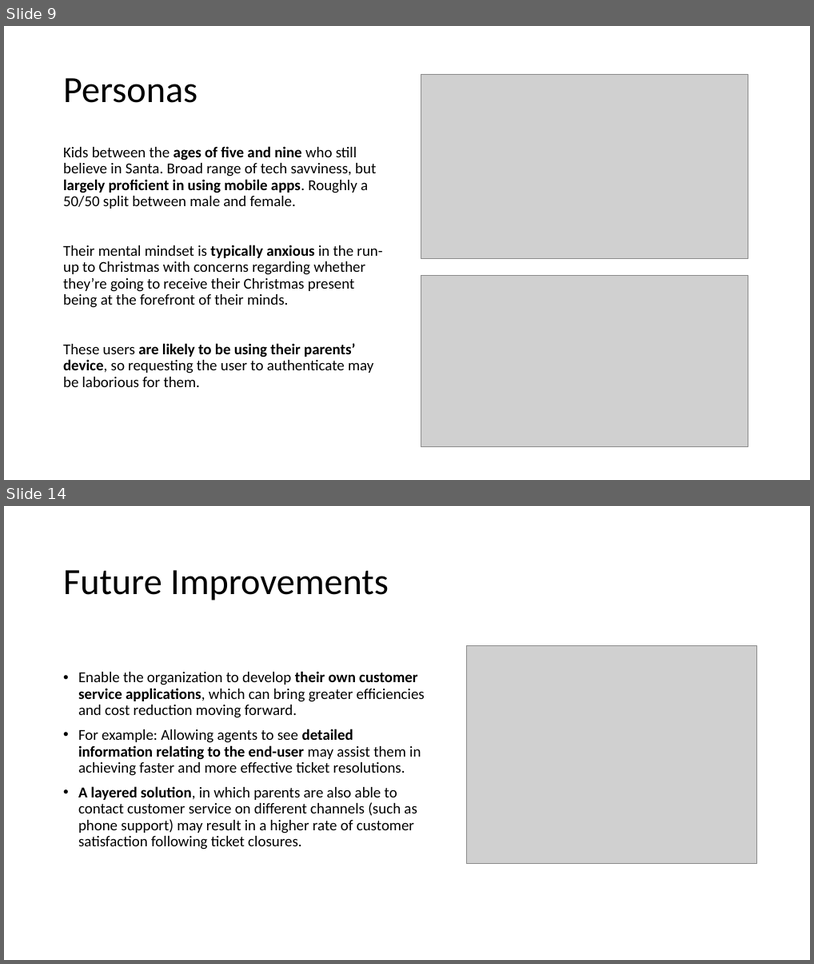
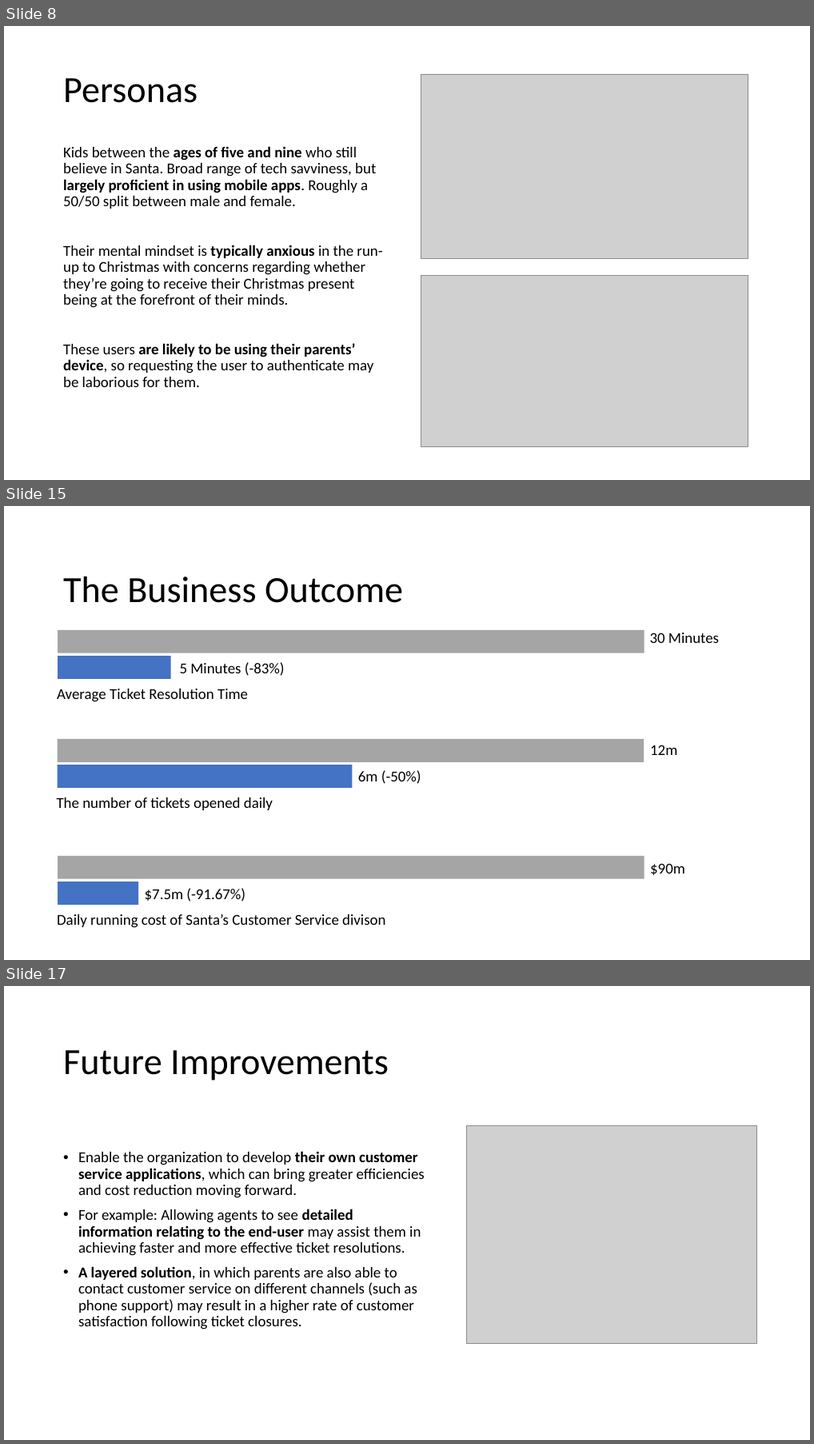
Before and after one commit to michaelodonnell/zendesk-exercise, a slide deck: Presentation + App/Presentation.pptx. Shown one above the other, each under a label of ours: slides 9 and 14 before the commit, slides 8, 15 and 17 after it; the slides between them are not shown. The pictures are 814x964 and 814x1444 pixels, drawn with LibreOffice and Linux fonts; fonts in the diff are those of the drawing; grey boxes stand for pictures; background and template pictures are left out. Boxes give left, top, right and bottom in pixels: in the first picture for what was removed or moved away, otherwise in the second. Text is boxed around its words. In the diff, an @@ line names an element or a change of style, - is before the commit and + after.

```diff
--- a/Presentation + App/Presentation.pptx
+++ b/Presentation + App/Presentation.pptx
@@ slide 15 added at (x1=4, y1=506, x2=810, y2=960), background picture (left out) @@
@@ title added at (x1=63, y1=576, x2=403, y2=603), 44 pt, text #000000 @@
+The Business Outcome
@@ rectangle added at (x1=58, y1=630, x2=645, y2=653), fill #A5A5A5 @@
@@ text added at (x1=650, y1=632, x2=719, y2=643), 18 pt, text #000000 @@
+30 Minutes
@@ rectangle added at (x1=58, y1=656, x2=171, y2=679), fill #4472C4 @@
@@ text added at (x1=180, y1=662, x2=285, y2=676), 18 pt, text #000000 @@
+5 Minutes (-83%)
@@ text added at (x1=57, y1=688, x2=248, y2=702), 18 pt, text #000000 @@
+Average Ticket Resolution Time
@@ rectangle added at (x1=58, y1=739, x2=644, y2=762), fill #A5A5A5 @@
@@ text added at (x1=650, y1=744, x2=678, y2=755), 18 pt, text #000000 @@
+12m
@@ rectangle added at (x1=58, y1=764, x2=353, y2=788), fill #4472C4 @@
@@ text added at (x1=358, y1=770, x2=422, y2=784), 18 pt, text #000000 @@
+6m (-50%)
@@ text added at (x1=57, y1=797, x2=273, y2=810), 18 pt, text #000000 @@
+The number of tickets opened daily
@@ rectangle added at (x1=58, y1=856, x2=645, y2=879), fill #A5A5A5 @@
@@ text added at (x1=650, y1=863, x2=686, y2=875), 18 pt, text #000000 @@
+$90m
@@ rectangle added at (x1=58, y1=881, x2=139, y2=904), fill #4472C4 @@
@@ text added at (x1=145, y1=888, x2=246, y2=901), 18 pt, text #000000 @@
+$7.5m (-91.67%)
@@ text added at (x1=57, y1=914, x2=386, y2=928), 18 pt, text #000000 @@
+Daily running cost of Santa’s Customer Service divison
@@ what was slide 9 is now slide 8 @@
@@ what was slide 14 is now slide 17 @@
```
Also in this commit, not shown: 9 slides changed, 3 other slides added.
